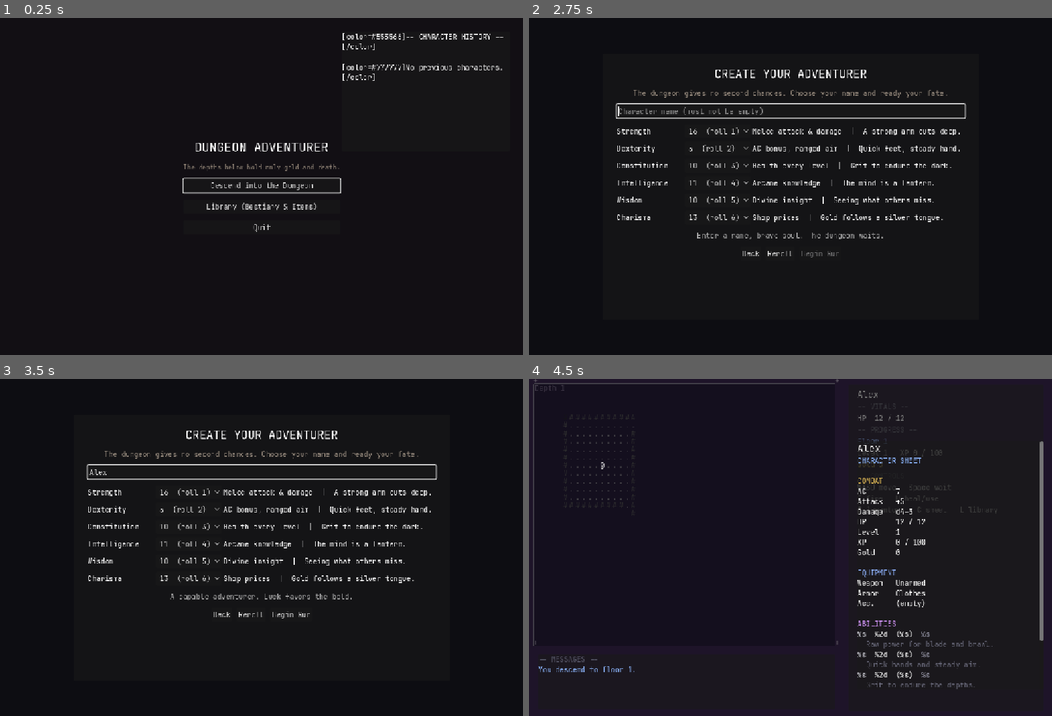
Above: before the commit, frames 1-4 (two rows, left to right).
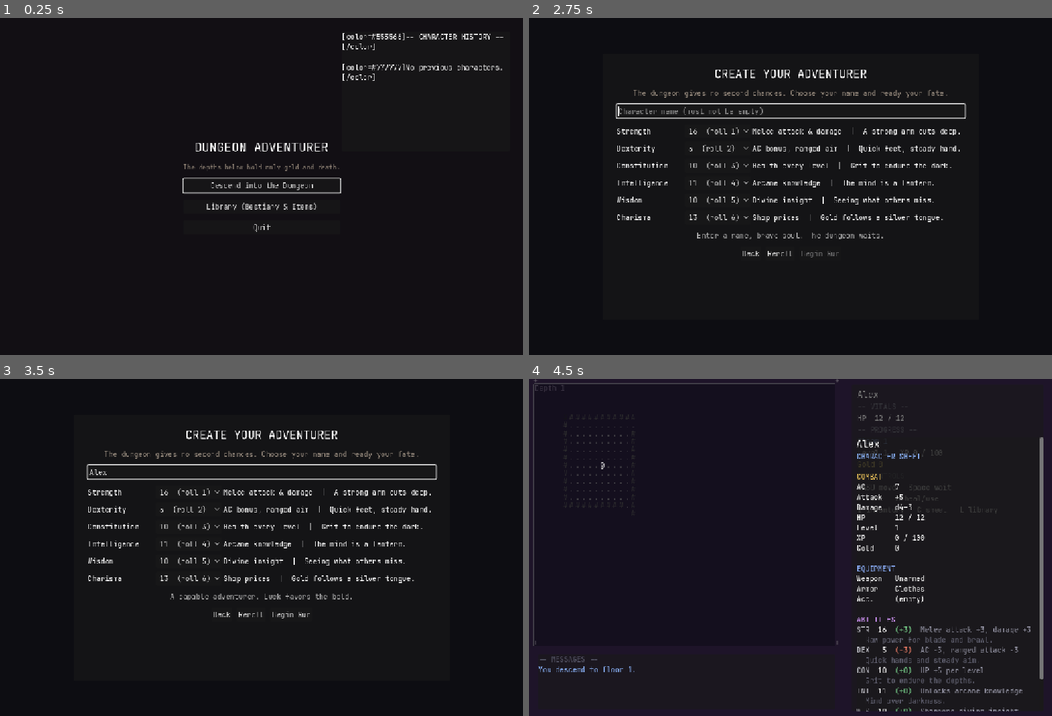
Above: after the commit, the same moments.

Repository: damiankovac0-pixel/DND-Roguelike-Dungeon-Crawler
Game: Godot game, scene res://scenes/main_menu.tscn
The game is run twice, just before and just after one commit, with the same random seed, the same clock (stepped at 60 frames per second) and the same inputs.
Inputs (mouse positions are in pixels of both pictures, inside the frame that each line leads up to):
- Up to frame 1 (0.25 s): no input
- Up to frame 2 (2.75 s): click "Library (Bestiary & Items)" at 0.5 s; click "Back" at 1.25 s; click "Descend into the Dungeon" at 2 s
- Up to frame 3 (3.5 s): click (261, 473) at 2.77 s; type "Alex" at 2.85 s
- Up to frame 4 (4.5 s): click "Begin Run" at 3.5 s; tap Enter (ui_accept) at 4.25 s; move the mouse to (905, 530) at 4.27 s; hold D (move_right) from 4.28 s (still down); hold C (character_sheet) from 4.28 s (still down); click (905, 530) at 4.42 s

Frames 1-3 are identical in both runs. In frame 4, 3.5% of the frame differs, in the area x 62-99%, y 17-99%.

Commit message:
Fix DirAccess in web export (explicit resource paths), fix character sheet formatting, fix panel anchors

Diff:
--- a/scenes/game.tscn
+++ b/scenes/game.tscn
@@ -101,11 +101,18 @@
 theme_override_constants/margin_top = 4
 text = "Help"
 [node name="SidebarPanel" type="PanelContainer" parent="UI"]
-offset_left = 720.0
+layout_mode = 1
+anchors_preset = 12
+anchor_left = 0.6
+anchor_top = 0.0
+anchor_right = 1.0
+anchor_bottom = 1.0
+offset_left = 20.0
 offset_top = 12.0
-offset_right = 1160.0
-offset_bottom = 748.0
-
+offset_right = -20.0
+offset_bottom = -12.0
+grow_horizontal = 2
+grow_vertical = 2
 [node name="MessageLog" type="PanelContainer" parent="UI"]
 offset_left = 20.0
 offset_top = 620.0
@@ -124,10 +131,16 @@
 
 [node name="InventoryPanel" type="PanelContainer" parent="UI"]
 visible = false
-offset_left = 740.0
-offset_top = 140.0
-offset_right = 1160.0
-offset_bottom = 700.0
+layout_mode = 1
+anchors_preset = 12
+anchor_left = 0.6
+anchor_top = 0.0
+anchor_right = 1.0
+anchor_bottom = 1.0
+offset_left = 30.0
+offset_top = 130.0
+offset_right = -20.0
+offset_bottom = -12.0
 theme = ExtResource("9")
 script = ExtResource("5")
 
@@ -139,10 +152,16 @@
 scroll_active = true
 [node name="CharacterSheet" type="PanelContainer" parent="UI"]
 visible = false
-offset_left = 740.0
-offset_top = 140.0
-offset_right = 1160.0
-offset_bottom = 700.0
+layout_mode = 1
+anchors_preset = 12
+anchor_left = 0.6
+anchor_top = 0.0
+anchor_right = 1.0
+anchor_bottom = 1.0
+offset_left = 30.0
+offset_top = 130.0
+offset_right = -20.0
+offset_bottom = -12.0
 theme = ExtResource("9")
 script = ExtResource("6")
 
@@ -154,13 +173,20 @@
 
 [node name="ShopPanel" type="PanelContainer" parent="UI"]
 visible = false
-offset_left = 300.0
-offset_top = 20.0
-offset_right = 900.0
-offset_bottom = 720.0
+layout_mode = 1
+anchors_preset = 8
+anchor_left = 0.5
+anchor_top = 0.5
+anchor_right = 0.5
+anchor_bottom = 0.5
+offset_left = -300.0
+offset_top = -350.0
+offset_right = 300.0
+offset_bottom = 350.0
+grow_horizontal = 2
+grow_vertical = 2
 theme = ExtResource("9")
 script = ExtResource("10")
-
 [node name="Margin" type="MarginContainer" parent="UI/ShopPanel"]
 layout_mode = 2
 theme_override_constants/margin_left = 28
--- a/scripts/game.gd
+++ b/scripts/game.gd
@@ -168,26 +168,83 @@
 	return false
 
 
+## Resource path lists (explicit — DirAccess does not work in web exports)
+const ENEMY_RESOURCE_PATHS: Array[String] = [
+	"res://resources/enemies/bat.tres",
+	"res://resources/enemies/cultist.tres",
+	"res://resources/enemies/goblin.tres",
+	"res://resources/enemies/kobold.tres",
+	"res://resources/enemies/orc.tres",
+	"res://resources/enemies/rat.tres",
+	"res://resources/enemies/skeleton.tres",
+	"res://resources/enemies/troll.tres",
+	"res://resources/enemies/wraith.tres",
+	"res://resources/enemies/zombie.tres",
+]
+const ITEM_RESOURCE_PATHS: Array[String] = [
+	"res://resources/items/amulet_of_guarding.tres",
+	"res://resources/items/battle_axe.tres",
+	"res://resources/items/bracers_of_power.tres",
+	"res://resources/items/chainmail.tres",
+	"res://resources/items/dagger.tres",
+	"res://resources/items/dragonbone_blade.tres",
+	"res://resources/items/elixir_of_life.tres",
+	"res://resources/items/elixir_of_swiftness.tres",
+	"res://resources/items/elven_chain.tres",
+	"res://resources/items/flail.tres",
+	"res://resources/items/greater_health_potion.tres",
+	"res://resources/items/greatsword.tres",
+	"res://resources/items/half_plate.tres",
+	"res://resources/items/hand_crossbow.tres",
+	"res://resources/items/health_potion.tres",
+	"res://resources/items/heavy_crossbow.tres",
+	"res://resources/items/iron_axe.tres",
+	"res://resources/items/leather_armor.tres",
+	"res://resources/items/longbow.tres",
+	"res://resources/items/longsword.tres",
+	"res://resources/items/mace.tres",
+	"res://resources/items/mythril_plate.tres",
+	"res://resources/items/plate_armor.tres",
+	"res://resources/items/potion_of_giant_strength.tres",
+	"res://resources/items/potion_of_haste.tres",
+	"res://resources/items/ring_of_accuracy.tres",
+	"res://resources/items/ring_of_power.tres",
+	"res://resources/items/ring_of_protection.tres",
+	"res://resources/items/scale_mail.tres",
+	"res://resources/items/scimitar.tres",
+	"res://resources/items/scroll_fire_bolt.tres",
+	"res://resources/items/scroll_lightning_bolt.tres",
+	"res://resources/items/scroll_magic_missile.tres",
+	"res://resources/items/scroll_shield.tres",
+	"res://resources/items/scroll_sleep.tres",
+	"res://resources/items/shortbow.tres",
+	"res://resources/items/spear.tres",
+	"res://resources/items/splint_armor.tres",
+	"res://resources/items/starfall_charm.tres",
+	"res://resources/items/studded_leather.tres",
+	"res://resources/items/superior_health_potion.tres",
+	"res://resources/items/tonic_of_regeneration.tres",
+	"res://resources/items/warhammer.tres",
+]
+const TRAP_RESOURCE_PATHS: Array[String] = [
+	"res://resources/traps/alarm_trap.tres",
+	"res://resources/traps/poison_dart_trap.tres",
+	"res://resources/traps/spike_trap.tres",
+	"res://resources/traps/teleport_trap.tres",
+]
+
 func _load_content() -> void:
-	_enemy_resources = _load_resources_from_dir("res://resources/enemies")
-	_item_resources = _load_resources_from_dir("res://resources/items")
-	_trap_resources = _load_resources_from_dir("res://resources/traps")
-
-
-func _load_resources_from_dir(dir_path: String) -> Array:
+	_enemy_resources = _load_explicit_resources(ENEMY_RESOURCE_PATHS)
+	_item_resources = _load_explicit_resources(ITEM_RESOURCE_PATHS)
+	_trap_resources = _load_explicit_resources(TRAP_RESOURCE_PATHS)
+
+
+func _load_explicit_resources(paths: Array[String]) -> Array:
 	var resources: Array = []
-	var directory: DirAccess = DirAccess.open(dir_path)
-	if directory == null:
-		return resources
-	directory.list_dir_begin()
-	var file_name: String = directory.get_next()
-	while not file_name.is_empty():
-		if not directory.current_is_dir() and file_name.ends_with(".tres"):
-			var loaded_resource: Resource = load("%s/%s" % [dir_path, file_name])
-			if loaded_resource != null:
-				resources.append(loaded_resource)
-		file_name = directory.get_next()
-	directory.list_dir_end()
+	for path: String in paths:
+		var loaded: Resource = load(path)
+		if loaded != null:
+			resources.append(loaded)
 	return resources
 
 
--- a/scripts/ui/character_sheet.gd
+++ b/scripts/ui/character_sheet.gd
@@ -70,24 +70,11 @@
 	for ability: Dictionary in ability_data:
 		var mod_str: String = "%+d" % ability["modifier"]
 		var mod_color: String = "#7bd88f" if ability["modifier"] >= 0 else "#f07d67"
-		(
-			lines
-			. append(
-				(
-					"[color=#c8c8d0]%s[/color]  %2d  [color=%s](%s)[/color]"
-					+ (
-						"  [color=#9999aa]%s[/color]"
-						% [
-							ability["name"],
-							ability["value"],
-							mod_color,
-							mod_str,
-							ability["effects"],
-						]
-					)
-				)
-			)
+		var line: String = (
+			"[color=#c8c8d0]%s[/color]  %2d  [color=%s](%s)[/color]  [color=#9999aa]%s[/color]"
+			% [ability["name"], ability["value"], mod_color, mod_str, ability["effects"]]
 		)
+		lines.append(line)
 		lines.append("  [color=#666677]%s[/color]" % ability["flavor"])
 	return lines
 
--- a/scripts/ui/library_menu.gd
+++ b/scripts/ui/library_menu.gd
@@ -58,7 +58,7 @@
 
 # === Private Methods ===
 func _build_bestiary_text() -> String:
-	var enemies: Array[Resource] = _load_resources_from_dir(ENEMY_DIR)
+	var enemies: Array[Resource] = _load_resources_with_paths(ENEMY_PATHS)
 	enemies.sort_custom(_sort_enemy)
 	var lines: Array[String] = [
 		"[font_size=24][color=#f1c75b]BESTIARY[/color][/font_size]",
@@ -75,7 +75,7 @@
 
 
 func _build_scribes_text() -> String:
-	var items: Array[Resource] = _load_resources_from_dir(ITEM_DIR)
+	var items: Array[Resource] = _load_resources_with_paths(ITEM_PATHS)
 	items.sort_custom(_sort_item)
 	var lines: Array[String] = [
 		"[font_size=24][color=#f1c75b]SCRIBES[/color][/font_size]",
@@ -222,20 +222,78 @@
 	return "- [color=%s]%s[/color]: %s" % [color, name, note]
 
 
-func _load_resources_from_dir(dir_path: String) -> Array[Resource]:
+
+## Resource path lists (explicit — DirAccess does not work in web exports)
+const ENEMY_PATHS: Array[String] = [
+	"res://resources/enemies/bat.tres",
+	"res://resources/enemies/cultist.tres",
+	"res://resources/enemies/goblin.tres",
+	"res://resources/enemies/kobold.tres",
+	"res://resources/enemies/orc.tres",
+	"res://resources/enemies/rat.tres",
+	"res://resources/enemies/skeleton.tres",
+	"res://resources/enemies/troll.tres",
+	"res://resources/enemies/wraith.tres",
+	"res://resources/enemies/zombie.tres",
+]
+const ITEM_PATHS: Array[String] = [
+	"res://resources/items/amulet_of_guarding.tres",
+	"res://resources/items/battle_axe.tres",
+	"res://resources/items/bracers_of_power.tres",
+	"res://resources/items/chainmail.tres",
+	"res://resources/items/dagger.tres",
+	"res://resources/items/dragonbone_blade.tres",
+	"res://resources/items/elixir_of_life.tres",
+	"res://resources/items/elixir_of_swiftness.tres",
+	"res://resources/items/elven_chain.tres",
+	"res://resources/items/flail.tres",
+	"res://resources/items/greater_health_potion.tres",
+	"res://resources/items/greatsword.tres",
+	"res://resources/items/half_plate.tres",
+	"res://resources/items/hand_crossbow.tres",
+	"res://resources/items/health_potion.tres",
+	"res://resources/items/heavy_crossbow.tres",
+	"res://resources/items/iron_axe.tres",
+	"res://resources/items/leather_armor.tres",
+	"res://resources/items/longbow.tres",
+	"res://resources/items/longsword.tres",
+	"res://resources/items/mace.tres",
+	"res://resources/items/mythril_plate.tres",
+	"res://resources/items/plate_armor.tres",
+	"res://resources/items/potion_of_giant_strength.tres",
+	"res://resources/items/potion_of_haste.tres",
+	"res://resources/items/ring_of_accuracy.tres",
+	"res://resources/items/ring_of_power.tres",
+	"res://resources/items/ring_of_protection.tres",
+	"res://resources/items/scale_mail.tres",
+	"res://resources/items/scimitar.tres",
+	"res://resources/items/scroll_fire_bolt.tres",
+	"res://resources/items/scroll_lightning_bolt.tres",
+	"res://resources/items/scroll_magic_missile.tres",
+	"res://resources/items/scroll_shield.tres",
+	"res://resources/items/scroll_sleep.tres",
+	"res://resources/items/shortbow.tres",
+	"res://resources/items/spear.tres",
+	"res://resources/items/splint_armor.tres",
+	"res://resources/items/starfall_charm.tres",
+	"res://resources/items/studded_leather.tres",
+	"res://resources/items/superior_health_potion.tres",
+	"res://resources/items/tonic_of_regeneration.tres",
+	"res://resources/items/warhammer.tres",
+]
+
+func _load_resources_from_dir(_dir_path: String) -> Array[Resource]:
+	# DirAccess does not work in web exports, so this always returns empty.
+	# Use explicit path lists (ENEMY_PATHS, ITEM_PATHS) and load_with_paths() instead.
+	return []
+
+
+func _load_resources_with_paths(paths: Array[String]) -> Array[Resource]:
 	var resources: Array[Resource] = []
-	var directory: DirAccess = DirAccess.open(dir_path)
-	if directory == null:
-		return resources
-	directory.list_dir_begin()
-	var file_name: String = directory.get_next()
-	while not file_name.is_empty():
-		if not directory.current_is_dir() and file_name.ends_with(".tres"):
-			var loaded_resource: Resource = load("%s/%s" % [dir_path, file_name])
-			if loaded_resource != null:
-				resources.append(loaded_resource)
-		file_name = directory.get_next()
-	directory.list_dir_end()
+	for path: String in paths:
+		var loaded: Resource = load(path)
+		if loaded != null:
+			resources.append(loaded)
 	return resources
 
 
